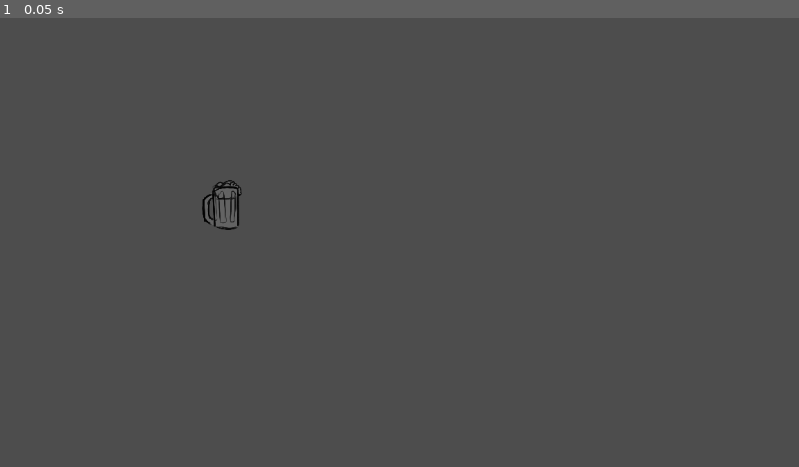
Above: before the commit, frame 1.
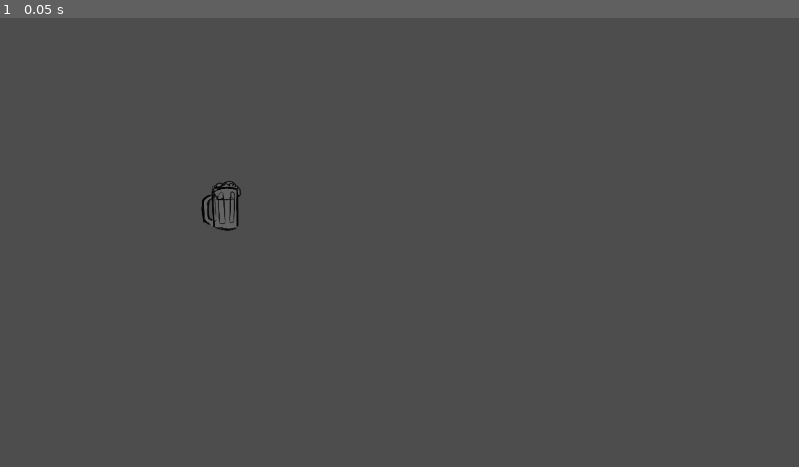
Above: after the commit, the same moment.

Repository: jolyne-mangeot/JamAcademy2026
Game: Godot game, scene res://Scenes/Game Scene.tscn
Same seed, same stepped clock (60 frames per second), same inputs: the game is played once before the commit and once after it. Before the commit the project has no main scene; this scene is started directly in both runs.
Inputs:
- Up to frame 1 (0.05 s): no input

The runs differ from the first frame. In frame 1, 0.2% of the frame differs, in the area x 25-31%, y 36-48%.
Error after the commit: Parse Error: Function "get_three()" not found in base self. (res://Scripts/Game/DragAndDrop.gd:10)

Commit message:
dropzonesadded

Diff:
--- a/pression-sous-pression/Scenes/Game/Drop Zones.tscn
+++ b/pression-sous-pression/Scenes/Game/Drop Zones.tscn
@@ -1,35 +1,64 @@
 [gd_scene format=3 uid="uid://1udcru88tone"]
 
+[ext_resource type="Script" uid="uid://dreibnfrvpf34" path="res://Scenes/Game/bear_tap.gd" id="1_hetu0"]
 [ext_resource type="Texture2D" uid="uid://nfli2yg5tvq6" path="res://Assets/Drive/Bar_Front.png" id="1_j6c84"]
 
 [sub_resource type="QuadMesh" id="QuadMesh_j6c84"]
 
+[sub_resource type="RectangleShape2D" id="RectangleShape2D_nos03"]
+size = Vector2(1.0054643, 0.9957557)
+
 [sub_resource type="QuadMesh" id="QuadMesh_fsq6q"]
+
+[sub_resource type="RectangleShape2D" id="RectangleShape2D_hetu0"]
+size = Vector2(1.0076871, 1.0006342)
 
 [sub_resource type="QuadMesh" id="QuadMesh_s6131"]
 
+[sub_resource type="RectangleShape2D" id="RectangleShape2D_1b2ky"]
+size = Vector2(1.0008557, 0.9986899)
+
 [node name="Node2D" type="Node2D" unique_id=1512892928]
-
-[node name="TextureRect" type="TextureRect" parent="." unique_id=560983466]
-offset_right = 1153.0
-offset_bottom = 646.0
-texture = ExtResource("1_j6c84")
-expand_mode = 1
+script = ExtResource("1_hetu0")
 
 [node name="Area2D" type="Area2D" parent="." unique_id=178661421]
 position = Vector2(0, 2)
 
 [node name="MeshInstance2D3" type="MeshInstance2D" parent="Area2D" unique_id=1761449850]
-position = Vector2(784.3125, 318.00003)
+position = Vector2(791.00006, 319.00003)
 scale = Vector2(68.625015, 147.25)
 mesh = SubResource("QuadMesh_j6c84")
+
+[node name="CollisionShape2D" type="CollisionShape2D" parent="Area2D" unique_id=1435005441]
+position = Vector2(791.5, 319)
+scale = Vector2(68.625015, 147.25)
+shape = SubResource("RectangleShape2D_nos03")
 
 [node name="MeshInstance2D2" type="MeshInstance2D" parent="Area2D" unique_id=1239518679]
 position = Vector2(867, 318.64203)
 scale = Vector2(-64.66464, 144.83488)
 mesh = SubResource("QuadMesh_fsq6q")
 
+[node name="CollisionShape2D2" type="CollisionShape2D" parent="Area2D" unique_id=1880985172]
+position = Vector2(867, 319)
+rotation = 3.1415927
+scale = Vector2(64.66462, -144.83484)
+shape = SubResource("RectangleShape2D_hetu0")
+
 [node name="MeshInstance2D" type="MeshInstance2D" parent="Area2D" unique_id=1729801348]
 position = Vector2(948, 317.46304)
 scale = Vector2(-59.94879, 147.1928)
 mesh = SubResource("QuadMesh_s6131")
+
+[node name="CollisionShape2D3" type="CollisionShape2D" parent="Area2D" unique_id=381850356]
+position = Vector2(948, 317.5)
+rotation = 3.1415927
+scale = Vector2(59.94879, -147.1928)
+shape = SubResource("RectangleShape2D_1b2ky")
+
+[node name="TextureRect" type="TextureRect" parent="Area2D" unique_id=560983466]
+offset_top = -2.0
+offset_right = 1153.0
+offset_bottom = 644.0
+texture = ExtResource("1_j6c84")
+expand_mode = 1
--- /dev/null
+++ b/pression-sous-pression/Scenes/Game/bear_tap.gd
@@ -0,0 +1 @@
+extends Node2D
--- a/pression-sous-pression/Scripts/Game/DragAndDrop.gd
+++ b/pression-sous-pression/Scripts/Game/DragAndDrop.gd
@@ -3,9 +3,12 @@
 @export var origin_position:Vector2
 var is_dragging = false
 var mouse_offset
-var delay = 3
+var delay = .2
+var drop_spots
 
-
+func _ready():
+	drop_spots = get_three().get_nodes_in_group("drop_spot_group")
+	print(drop_spots)
 func _physics_process(delta):
 	if is_dragging == true:
 		var tween = get_tree().create_tween()
--- a/pression-sous-pression/project.godot
+++ b/pression-sous-pression/project.godot
@@ -11,6 +11,7 @@
 [application]
 
 config/name="Pression Sous Pression"
+run/main_scene="uid://4dapgurhapnk"
 config/features=PackedStringArray("4.6", "Forward Plus")
 config/icon="res://icon.svg"
 
Not shown, added: pression-sous-pression/Scenes/Game/bear_tap.gd.uid
